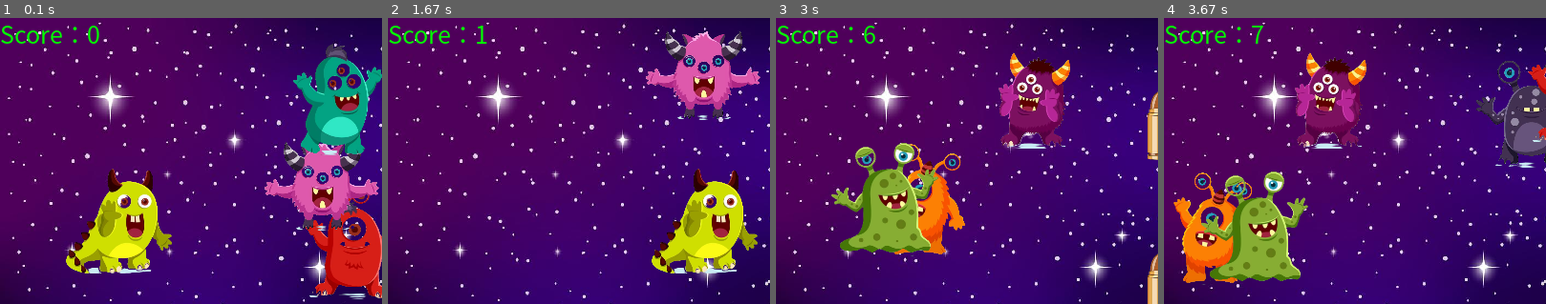
Above: before the commit, frames 1-4 (left to right).
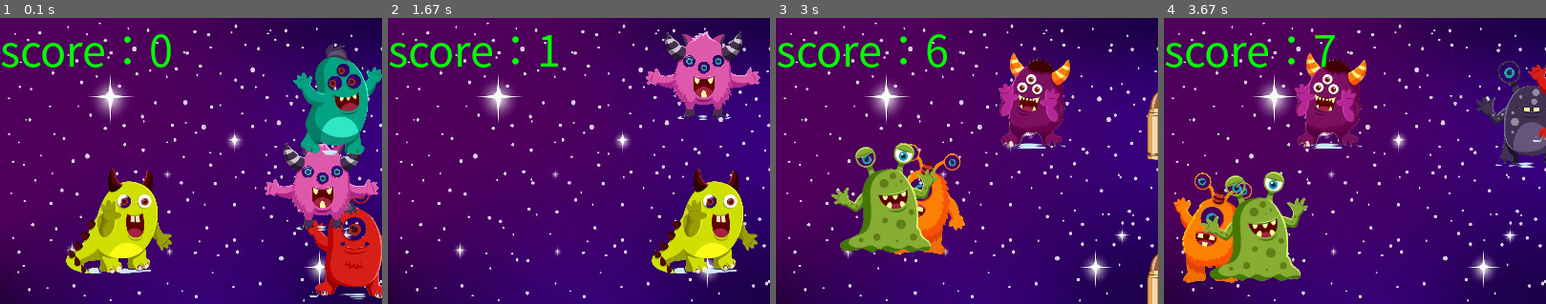
Above: after the commit, the same moments.

Repository: bruce12452002/pygameProject
Game: pygame game, started from AirPlane/AirPlane.py
The game is run twice, just before and just after one commit, with the same random seed, the same clock (stepped at 60 frames per second) and the same inputs.
Inputs:
- Up to frame 1 (0.1 s): no input
- Up to frame 2 (1.67 s): tap Space at 0.33, 0.73, 1.03, 1.23, 1.53 s; hold Right 0.67-1.13 s; hold Right 1.17-1.63 s
- Up to frame 3 (3 s): hold Left 1.67-2.2 s; tap Space at 1.73, 2.03, 2.3, 2.6, 2.73 s; hold Left 2.23-2.63 s; hold Right from 2.67 s (still down)
- Up to frame 4 (3.67 s): tap Space at 3.03, 3.4 s; release Right at 3.3 s; hold Left from 3.33 s (still down)
The pictures show only the part of the screen within x 0-50%, y 0-50%; the shares and areas given below are measured in that part.

The runs differ from the first frame. In frame 1, 1.8% of the frame differs, in the area x 0-45%, y 2-18%; in frame 2, 1.7%; in frame 3, 1.8%; in frame 4, 1.7%.

Commit message:
update airplane

Diff:
--- a/AirPlane/AirPlane.py
+++ b/AirPlane/AirPlane.py
@@ -43,8 +43,8 @@
 
 
 def show_score():
-    font = pg.font.SysFont("applesdgothicneo", 25)
-    text = font.render(f"Score：{score}", True, (0, 255, 0))
+    font = pg.font.SysFont("applesdgothicneo", 45)
+    text = font.render(f"score：{score}", True, (0, 255, 0))
     w.blit(text, (0, 0))
 
 
@@ -60,9 +60,7 @@
         for m in monsters:
             if distance(self.x, self.y, m.x, m.y) < 30:
                 bomb.play()
-                for bs in bullets:
-                    if bs == self:
-                        bullets.remove(self)
+                remove_bullet(self)
                 m.reset()
                 score += 1
 
@@ -96,6 +94,12 @@
         b.hit()
         b.y -= b.step
         if b.y < 0:
+            remove_bullet(b)
+
+
+def remove_bullet(b: Bullet):
+    for bs in bullets:
+        if bs == b:
             bullets.remove(b)
 
 
